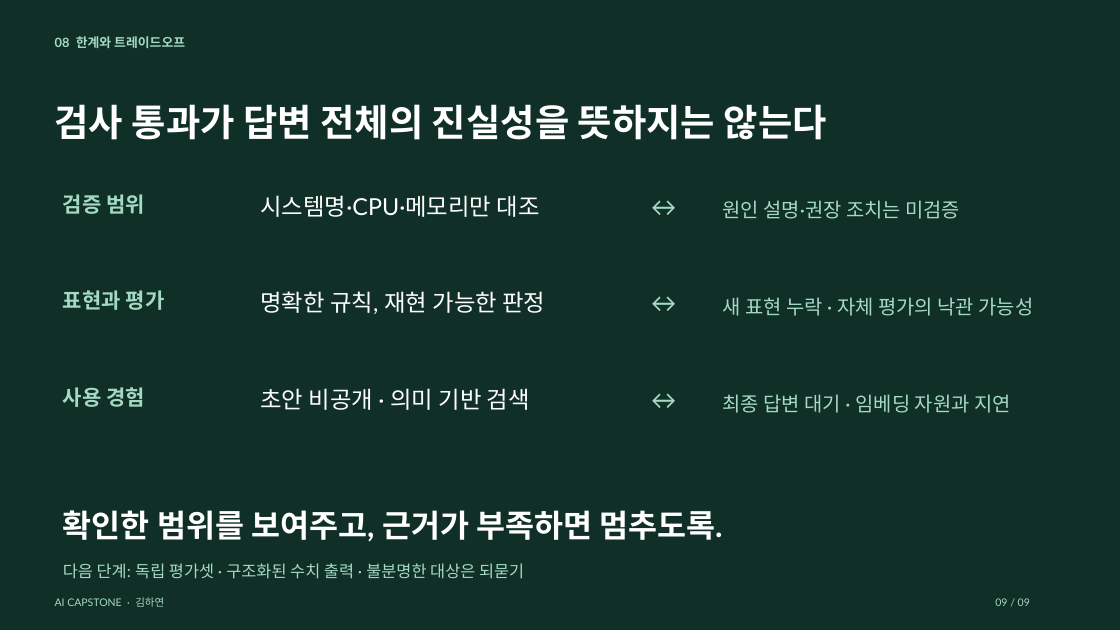
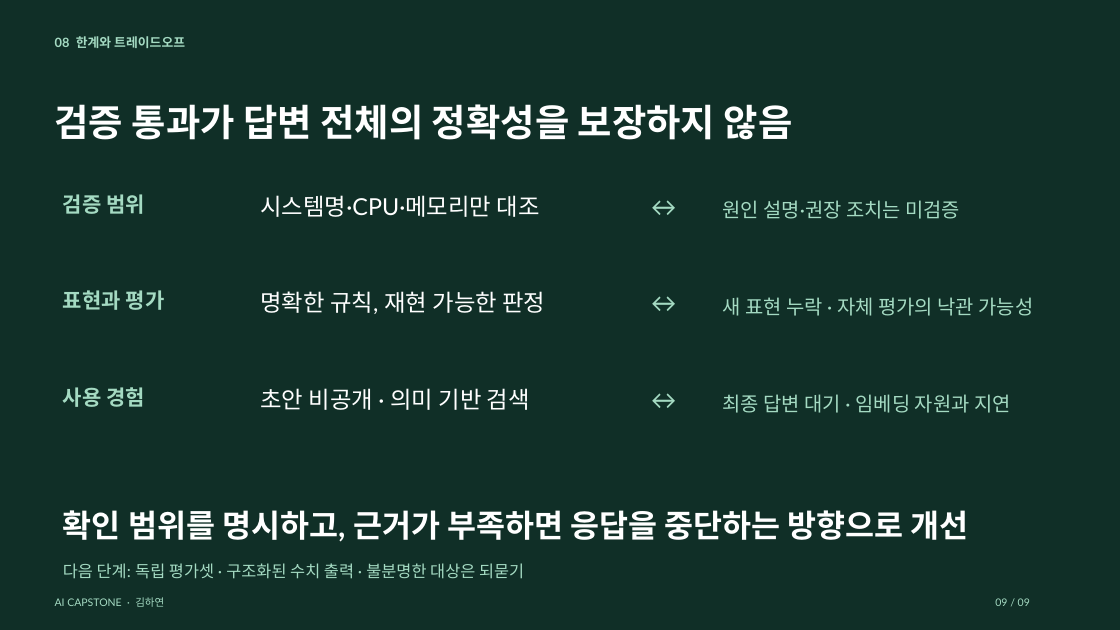
Before and after one commit to gkyeon/ai-capstone-gkyeon, a slide deck: slide 9 of submission/AI_Capstone_발표.pptx. Drawn at 1120x630 pixels with LibreOffice and Linux fonts; fonts in the diff are those of the drawing. Boxes give left, top, right and bottom in pixels: in the first picture for what was removed or moved away, otherwise in the second. Text is boxed around its words. In the diff, an @@ line names an element or a change of style, - is before the commit and + after.

```diff
--- a/submission/AI_Capstone_발표.pptx
+++ b/submission/AI_Capstone_발표.pptx
@@ text at bbox=[55, 104, 793, 140]: text changed @@
-검사 통과가 답변 전체의 진실성을 뜻하지는 않는다
+검증 통과가 답변 전체의 정확성을 보장하지 않음
@@ text at bbox=[63, 510, 969, 542]: text changed @@
-확인한 범위를 보여주고, 근거가 부족하면 멈추도록.
+확인 범위를 명시하고, 근거가 부족하면 응답을 중단하는 방향으로 개선
```
Also in this commit, not shown: 7 other slides changed, 1 other file.
